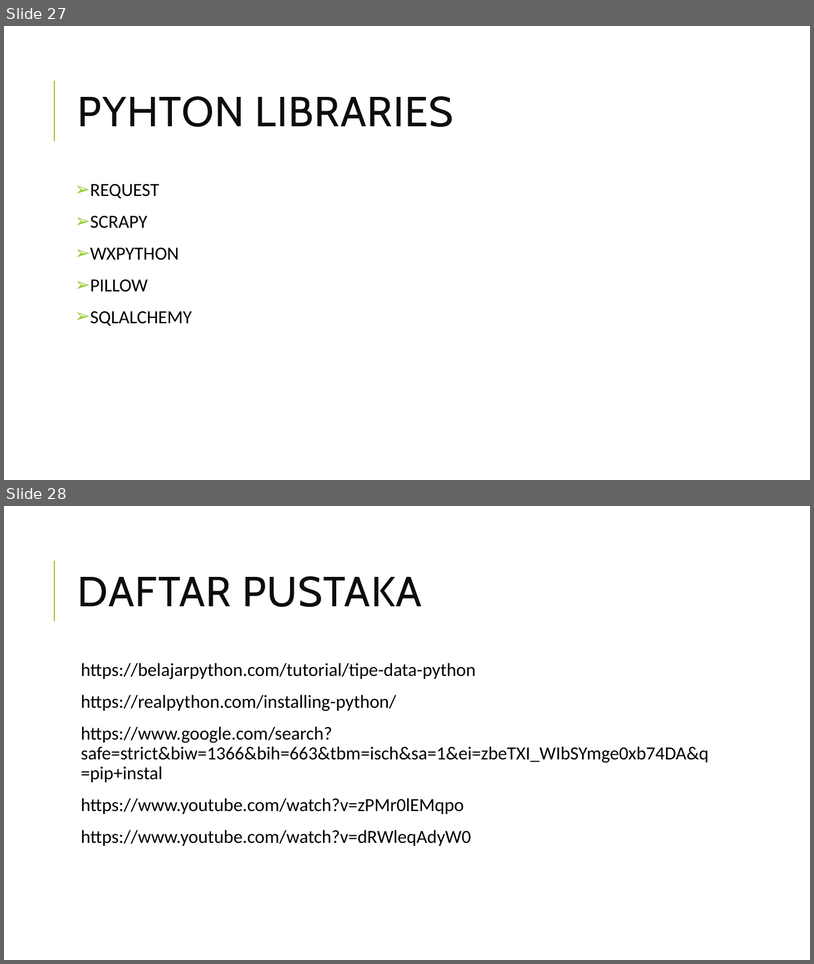
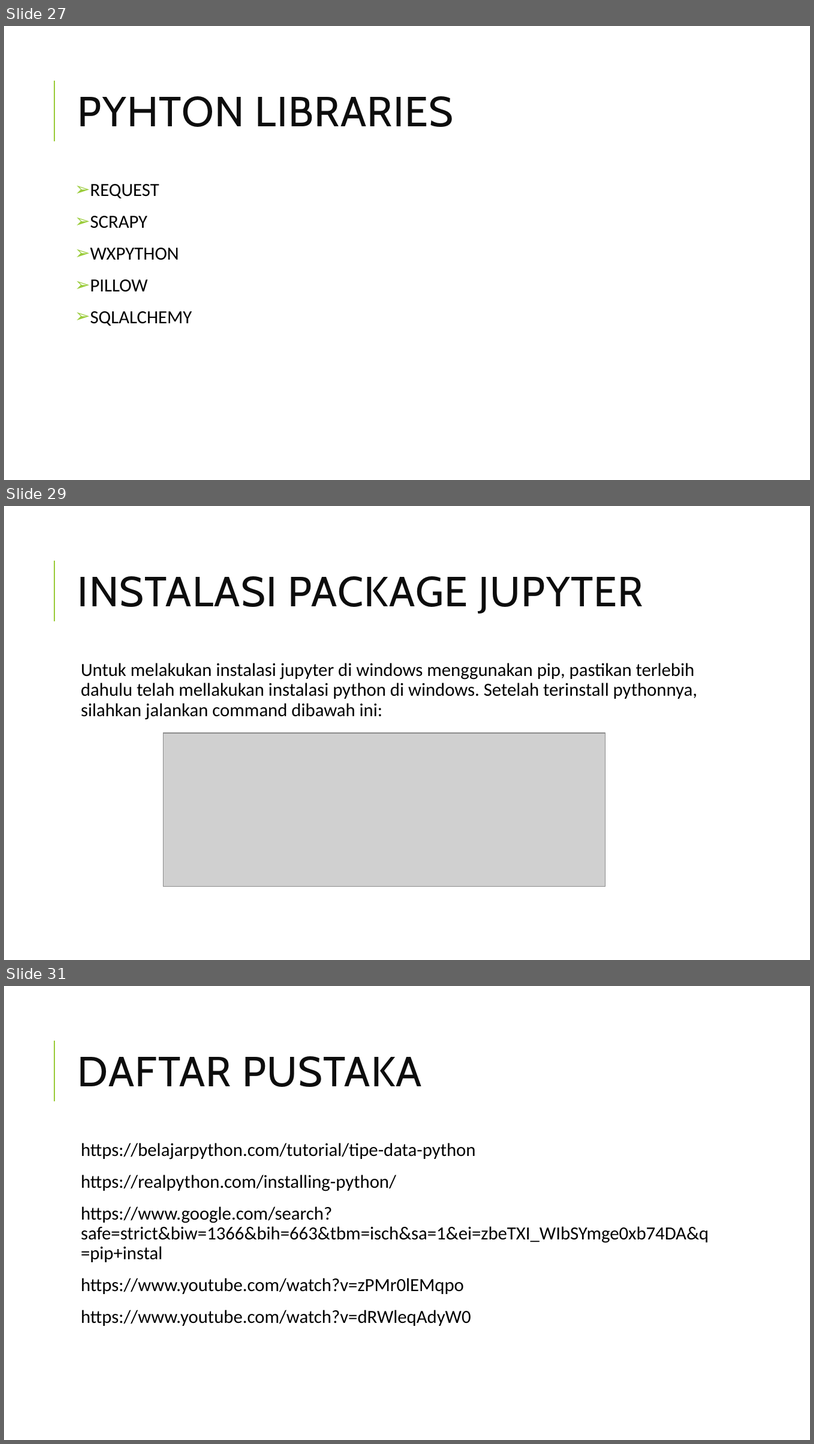
Before and after one commit to titaayuw/PengenalanDeepLearning, a slide deck: Tugas1/pengenalan phyton.pptx. Shown one above the other, each under a label of ours: slides 27 and 28 before the commit, slides 27, 29 and 31 after it; the slides between them are not shown. The pictures are 814x964 and 814x1444 pixels, drawn with LibreOffice and Linux fonts; fonts in the diff are those of the drawing; grey boxes stand for pictures. Boxes give left, top, right and bottom in pixels: in the first picture for what was removed or moved away, otherwise in the second. Text is boxed around its words. In the diff, an @@ line names an element or a change of style, - is before the commit and + after.

Commit message:
Penambahan Materi
Instalasi Jupyter dan Seaborn

```diff
--- a/Tugas1/pengenalan phyton.pptx
+++ b/Tugas1/pengenalan phyton.pptx
@@ slide 29 added at [4, 506, 810, 960], background #FFFFFF; not listed: 1 template element that a slide beside it also shows @@
@@ title added at [78, 576, 644, 613], 50 pt, text #0D0D0D @@
+INSTALASI PACKAGE JUPYTER
@@ text added at [81, 663, 698, 720], 22 pt, text #000000 @@
+  Untuk melakukan instalasi jupyter di windows menggunakan pip, pastikan terlebih dahulu telah mellakukan instalasi python di windows. Setelah terinstall pythonnya, silahkan jalankan command dibawah ini:
@@ picture added at [163, 733, 605, 886] @@
@@ what was slide 28 is now slide 31 @@
```
Also in this commit, not shown: 2 other slides added.
